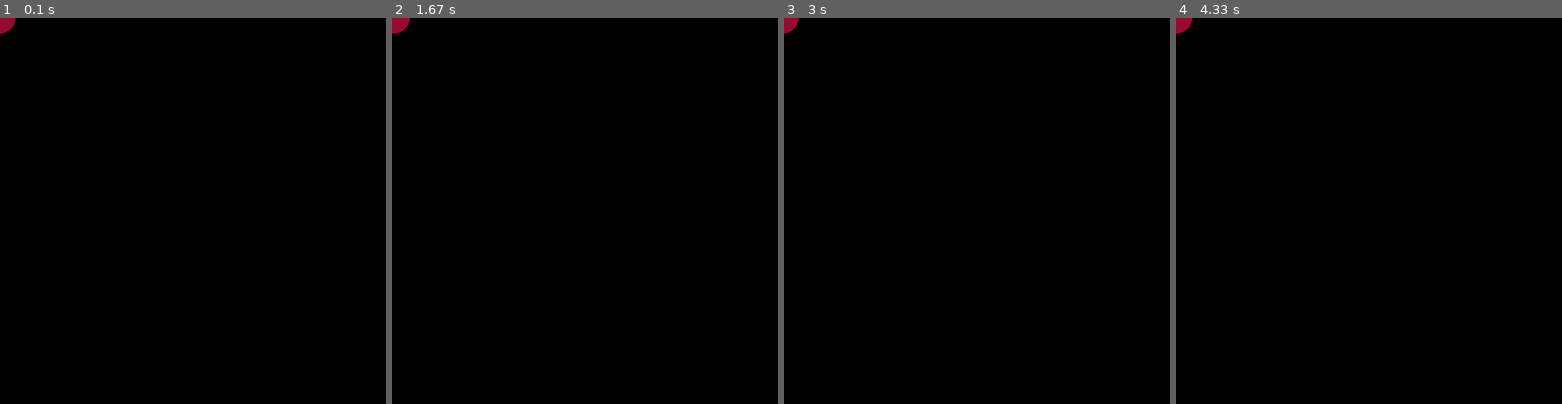
Above: before the commit, frames 1-4 (left to right).
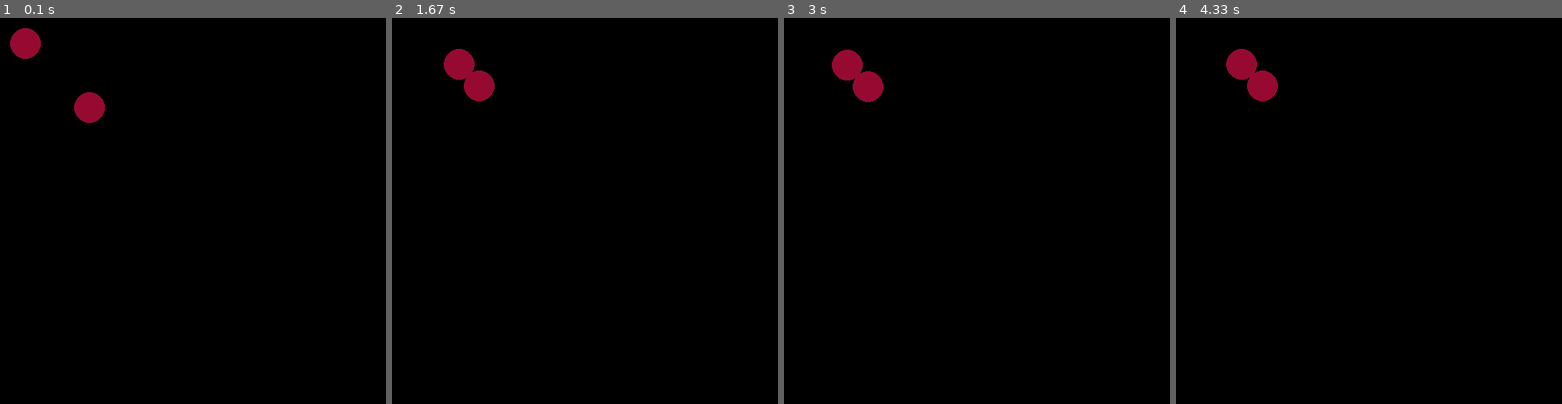
Above: after the commit, the same moments.

Repository: AndreyAD1/mipt_course
Game: pygame game, started from lesson_19_pygame_and_balls/ex_1.py
Two runs of this game, one before a commit and one after it. Both use one fixed random seed, a clock stepped at 60 frames per second and the inputs below.
Inputs:
- Up to frame 1 (0.1 s): no input
- Up to frame 2 (1.67 s): hold Right 0.33-0.8 s; hold Up 0.83-1.13 s; hold Right 1.17-1.63 s
- Up to frame 3 (3 s): hold Left 1.67-2.2 s; hold Down 2.23-2.53 s; hold Left 2.57-2.97 s
- Up to frame 4 (4.33 s): hold Up 3-3.37 s; hold Right 3.4-4.03 s; hold Down from 4.07 s (still down)

The runs differ from the first frame. In frame 1, 1.1% of the frame differs, in the area x 0-28%, y 0-28%; in frame 2, 1.1%, in the area x 0-27%, y 0-22%; in frame 3, 1.1%; in frame 4, 1.1%.

Commit message:
Try to calculate ball collisions. Unsuccesful attempt.

Diff:
--- a/lesson_19_pygame_and_balls/ex_1.py
+++ b/lesson_19_pygame_and_balls/ex_1.py
@@ -1,3 +1,5 @@
+from itertools import combinations
+from math import hypot, atan, sin, cos, pi
 import sys
 from typing import List, Tuple, Dict
 
@@ -26,8 +28,25 @@
     return x_velocity, y_velocity
 
 
-def check_collisions():
-    pass
+def check_collisions(x_coord, y_coord, vx, vy, max_x, max_y, ball_radius):
+    x_border_reached = x_coord < ball_radius or x_coord > max_x - ball_radius
+    y_border_reached = y_coord < ball_radius or y_coord > max_y - ball_radius
+    if x_border_reached:
+        vx = -vx
+    if y_border_reached:
+        vy = -vy
+    return vx, vy
+
+
+def get_velocity_after_collision(velocity: tuple, angle) -> tuple:
+    init_vx, init_vy = velocity
+    init_v_along_collision = init_vx * cos(angle) + init_vy * cos(pi/2 - angle)
+    init_v_across_collision = init_vy * sin(angle) + init_vx * sin(pi/2 - angle)
+    result_v_along_collision = -init_v_along_collision
+    result_v_across_collision = init_v_across_collision
+    result_vx = result_v_along_collision * cos(angle) + result_v_across_collision * cos(pi/2 - angle)
+    result_vy = result_v_along_collision * sin(angle) + result_v_across_collision * sin(pi/2 - angle)
+    return result_vx, result_vy
 
 
 def start_ball_game(
@@ -51,25 +70,47 @@
         new_ball_features = {}
         for ball_id, ball_features in balls.items():
             new_vx, new_vy = get_new_velocity(ball_features['velocity'])
+            x_coord, y_coord = ball_features['coords']
+            new_x_coord = x_coord + new_vx * dt
+            new_y_coord = y_coord + new_vy * dt
+            new_vx, new_vy = check_collisions(
+                new_x_coord,
+                new_y_coord,
+                new_vx,
+                new_vy,
+                display_width,
+                display_height,
+                ball_radius
+            )
             new_ball_features[ball_id] = {
-                'coords': [new_vx * dt, new_vy * dt],
+                'coords': [x_coord + new_vx * dt, y_coord + new_vy * dt],
                 'velocity': [new_vx, new_vy]
             }
 
         balls = new_ball_features
 
-        check_collisions()
-        # border_reached = any(
-        #     [
-        #         x_coord < ball_radius,
-        #         x_coord > display_width - ball_radius,
-        #         y_coord < ball_radius,
-        #         y_coord > display_height - ball_radius
-        #     ]
-        # )
-        # if border_reached:
-        #     vx = -vx
-        #     vy = -vy
+        collided_balls = []
+        for first_ball_id, second_ball_id in combinations(balls, 2):
+            x1, y1 = balls[first_ball_id]['coords']
+            x2, y2 = balls[second_ball_id]['coords']
+            distance_between_ball_centres = hypot(x2 - x1, y2 - y1)
+            if distance_between_ball_centres < ball_radius * 2:
+                collided_balls.append((first_ball_id, second_ball_id))
+
+        for first_ball_id, second_ball_id in collided_balls:
+            x1, y1 = balls[first_ball_id]['coords']
+            x2, y2 = balls[second_ball_id]['coords']
+            collision_angle = atan(y2 - y1 / x2 - x1)
+            first_ball_velocity = balls[first_ball_id]['velocity']
+            balls[first_ball_id]['velocity'] = get_velocity_after_collision(
+                first_ball_velocity,
+                collision_angle
+            )
+            second_ball_velocity = balls[second_ball_id]['velocity']
+            balls[second_ball_id]['velocity'] = get_velocity_after_collision(
+                second_ball_velocity,
+                collision_angle
+            )
 
         screen.fill((0, 0, 0))
         for ball_features in balls.values():
@@ -87,4 +128,9 @@
 
 
 if __name__ == '__main__':
-    start_ball_game({'ball_1': {'coords': [30, 30], 'velocity': [50, 50]}})
+    start_ball_game(
+        {
+            'ball_1': {'coords': [30, 30], 'velocity': [50, 50]},
+            'ball_2': {'coords': [120, 120], 'velocity': [-50, -50]}
+        },
+    )
